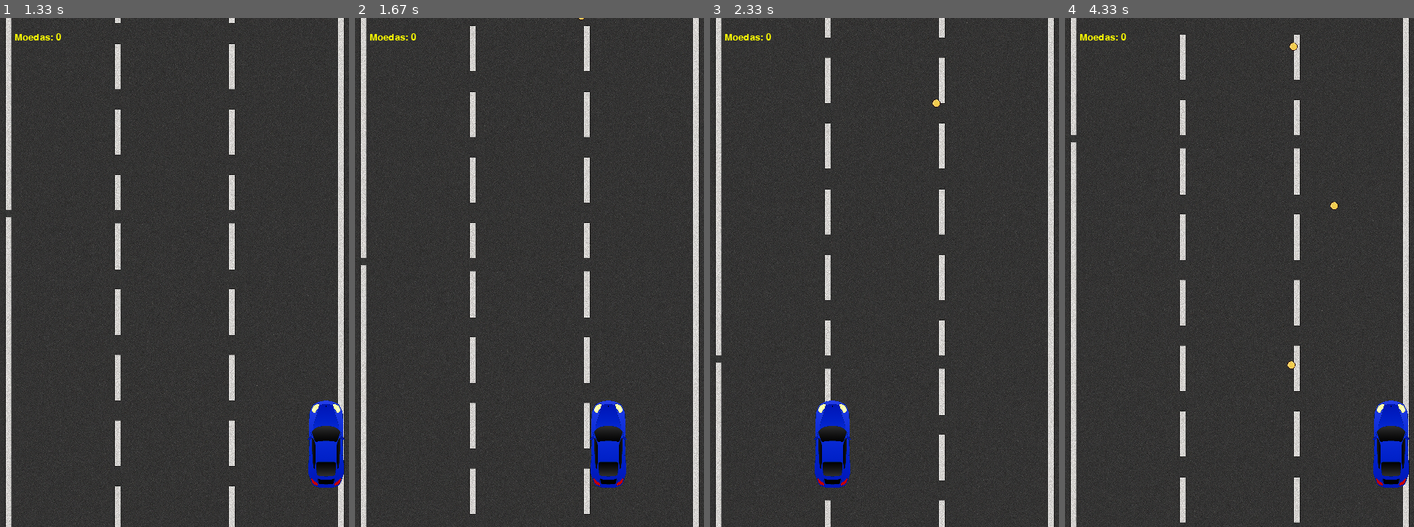
Above: before the commit, frames 1-4 (left to right).
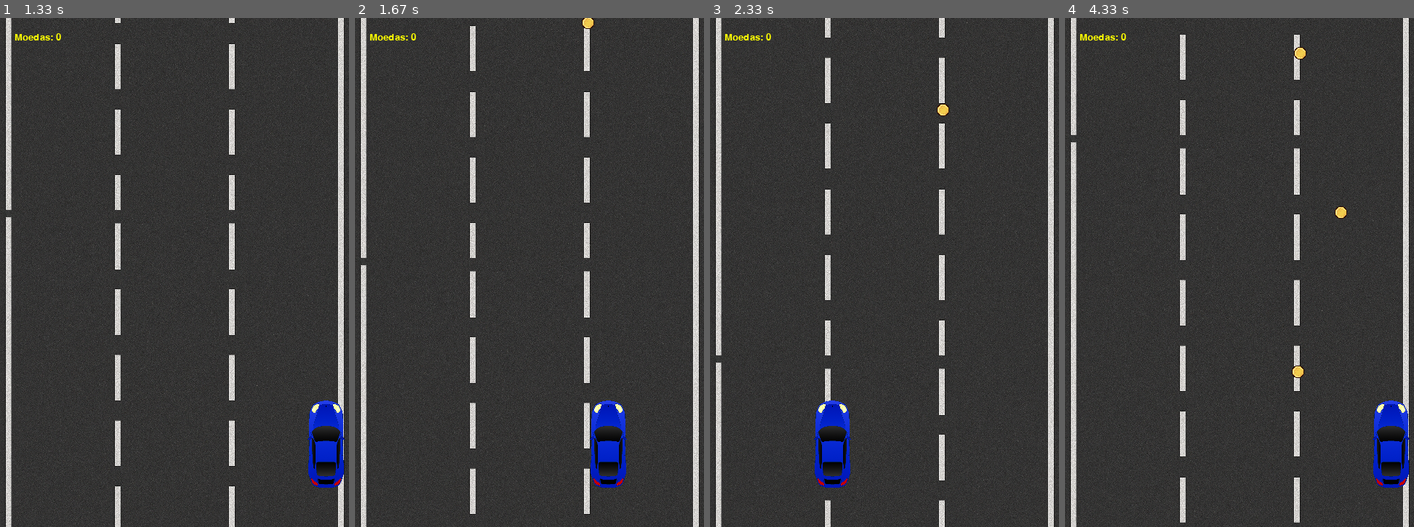
Above: after the commit, the same moments.

Repository: brunokb1/pygame
Game: pygame game, started from main.py
Two runs of this game, one before a commit and one after it. Both use one fixed random seed, a clock stepped at 60 frames per second and the inputs below.
Inputs:
- Up to frame 1 (1.33 s): hold Right 0.33-0.8 s; hold Right 0.83-1.3 s
- Up to frame 2 (1.67 s): hold Left from 1.33 s (still down)
- Up to frame 3 (2.33 s): release Left at 1.87 s; hold Left 1.9-2.3 s
- Up to frame 4 (4.33 s): hold Right 2.33-2.97 s; hold Left 3-3.47 s; hold Right 3.5-3.97 s; hold Right from 4 s (still down)

Frame 1 is identical in both runs. In frame 2, less than 0.1% of the frame differs, in the area x 63-69%, y 0-3%; in frame 3, 0.1%; in frame 4, 0.3%, in the area x 63-81%, y 4-71%.

Commit message:
ajuste tamanhos

Diff:
--- a/config.py
+++ b/config.py
@@ -19,10 +19,10 @@
 PLAYER_WIDTH = 64
 PLAYER_HEIGHT = 128
 
-COIN_SIZE = 32
-OBSTACLE_WIDTH = 64
-OBSTACLE_HEIGHT = 64
-BOOST_SIZE = 48
+COIN_SIZE = 50
+OBSTACLE_WIDTH = 70
+OBSTACLE_HEIGHT = 70
+BOOST_SIZE = 60
 
 # Scroll
 BASE_SCROLL_SPEED = 5
